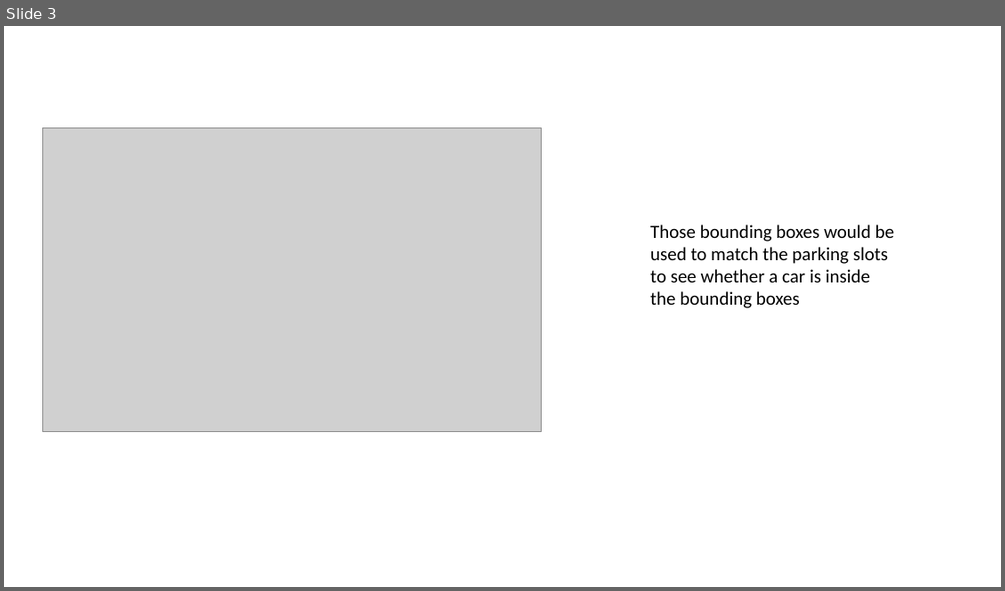
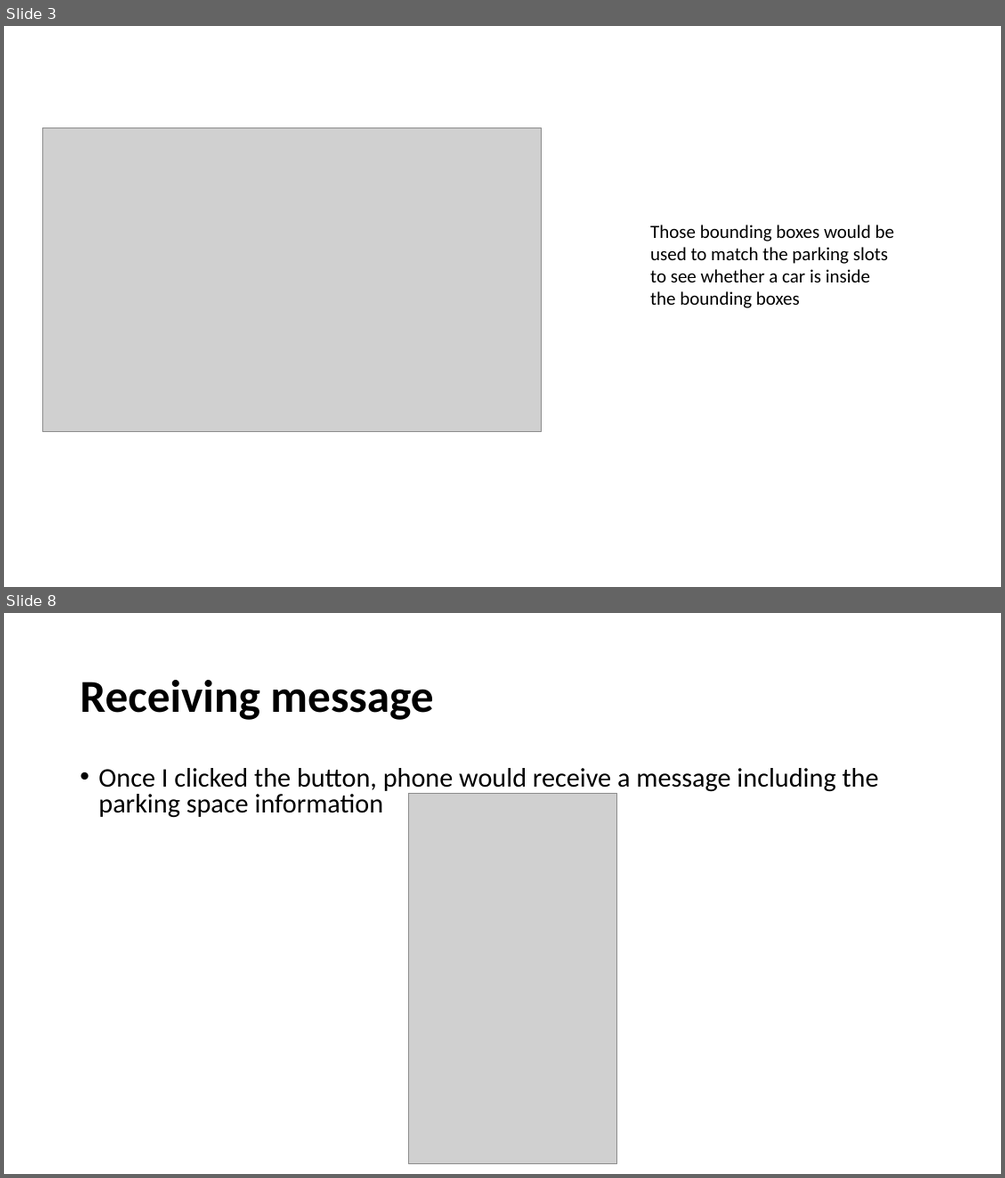
Before and after one commit to MenghuaXie/M202AFinalProject, a slide deck: 202_final_presentation.pptx. Shown one above the other, each under a label of ours: slide 3 before the commit, slides 3 and 8 after it; the slides between them are not shown. The pictures are 1005x591 and 1005x1178 pixels, drawn with LibreOffice and Linux fonts; fonts in the diff are those of the drawing; grey boxes stand for pictures. Boxes give left, top, right and bottom in pixels: in the first picture for what was removed or moved away, otherwise in the second. Text is boxed around its words. In the diff, an @@ line names an element or a change of style, - is before the commit and + after.

```diff
--- a/202_final_presentation.pptx
+++ b/202_final_presentation.pptx
@@ slide 8 added at box(4, 613, 1001, 1174), background #FFFFFF @@
@@ title added at box(80, 680, 433, 720), 44 pt, text #000000, bold @@
+Receiving message
@@ text added at box(98, 768, 879, 818), 25.9 pt, text #000000 @@
+• Once I clicked the button, phone would receive a message including the parking space information
@@ picture added at box(409, 793, 617, 1164) @@
```
Also in this commit, not shown: 3 slides changed, 4 other slides added, 1 slide removed, 1 other file.
